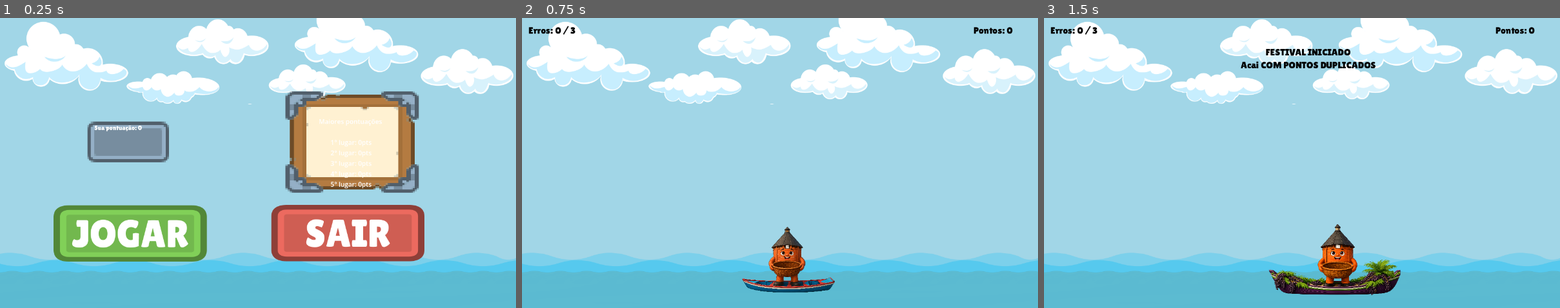
Above: before the commit, frames 1-3 (left to right).
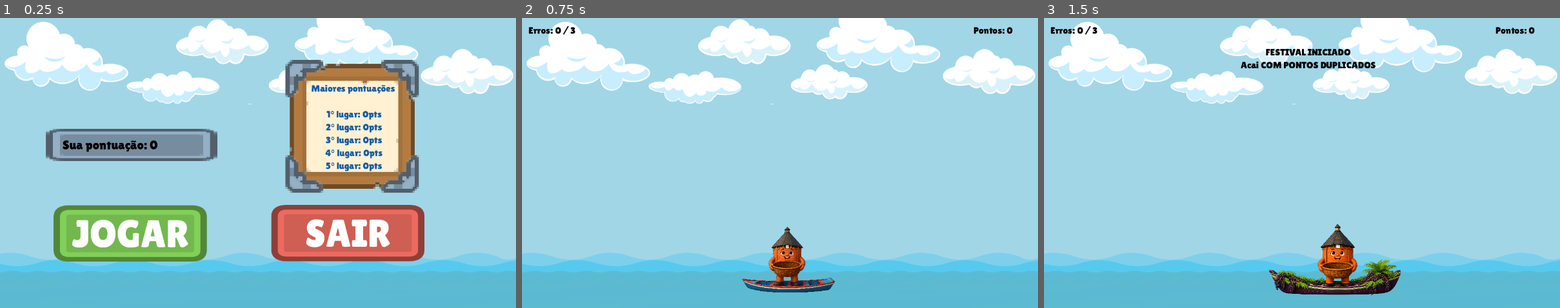
Above: after the commit, the same moments.

Repository: 4Zero02/gamejam-glorinho
Game: Godot game, scene res://telas/game_over.tscn
The game is run twice, just before and just after one commit, with the same random seed, the same clock (stepped at 60 frames per second) and the same inputs. The project has no main scene, so this scene is started directly.
Inputs (mouse positions are in pixels of both pictures, inside the frame that each line leads up to):
- Up to frame 1 (0.25 s): no input
- Up to frame 2 (0.75 s): click (651, 232) at 0.5 s
- Up to frame 3 (1.5 s): tap Enter at 1.25 s; hold Right (ui_right) from 1.28 s (still down); hold F from 1.28 s (still down)

The runs differ from the first frame. In frame 1, 9.4% of the frame differs, in the area x 8-82%, y 14-60%; in frame 2, nothing differs; in frame 3, nothing differs.

Commit message:
ajustes txt game-over

Diff:
--- a/telas/game_over.tscn
+++ b/telas/game_over.tscn
@@ -24,29 +24,38 @@
 texture = ExtResource("2_ikk2b")
 
 [node name="ButtonGrey" type="Sprite2D" parent="." unique_id=751333315]
-position = Vector2(318, 308)
-scale = Vector2(4.2083335, 4.2083335)
+texture_filter = 1
+texture_repeat = 1
+position = Vector2(326.375, 315)
+scale = Vector2(8.859376, 3.3125002)
 texture = ExtResource("3_cndc6")
 
 [node name="Pontuacao_final" type="Label" parent="." unique_id=77892827]
 layout_mode = 0
-offset_left = 234.0
-offset_top = 263.0
-offset_right = 399.7826
+offset_left = 155.0
+offset_top = 296.0
+offset_right = 320.7826
 offset_bottom = 356.0
+theme_override_colors/font_color = Color(0, 0, 0, 1)
+theme_override_colors/font_outline_color = Color(1, 1, 1, 1)
 theme_override_fonts/font = ExtResource("4_yge4r")
+theme_override_font_sizes/font_size = 32
 
 [node name="PanelBrownCornersB" type="Sprite2D" parent="." unique_id=570736183]
-position = Vector2(874, 308.00003)
-scale = Vector2(5.1718736, 3.9375005)
+position = Vector2(874, 269.00003)
+scale = Vector2(5.1718736, 5.1562505)
 texture = ExtResource("5_x3dgl")
 
 [node name="Lista_top5" type="Label" parent="." unique_id=1125362715]
 layout_mode = 0
-offset_left = 770.0
-offset_top = 245.0
-offset_right = 973.47833
-offset_bottom = 362.0
+offset_left = 772.0
+offset_top = 160.0
+offset_right = 975.47833
+offset_bottom = 277.0
+theme_override_colors/font_color = Color(0.074869655, 0.35717526, 0.6484687, 1)
+theme_override_colors/font_outline_color = Color(1, 1, 1, 1)
+theme_override_fonts/font = ExtResource("4_yge4r")
+theme_override_font_sizes/font_size = 24
 horizontal_alignment = 1
 
 [node name="Jogar_novamente" type="TextureButton" parent="." unique_id=1847598186]
